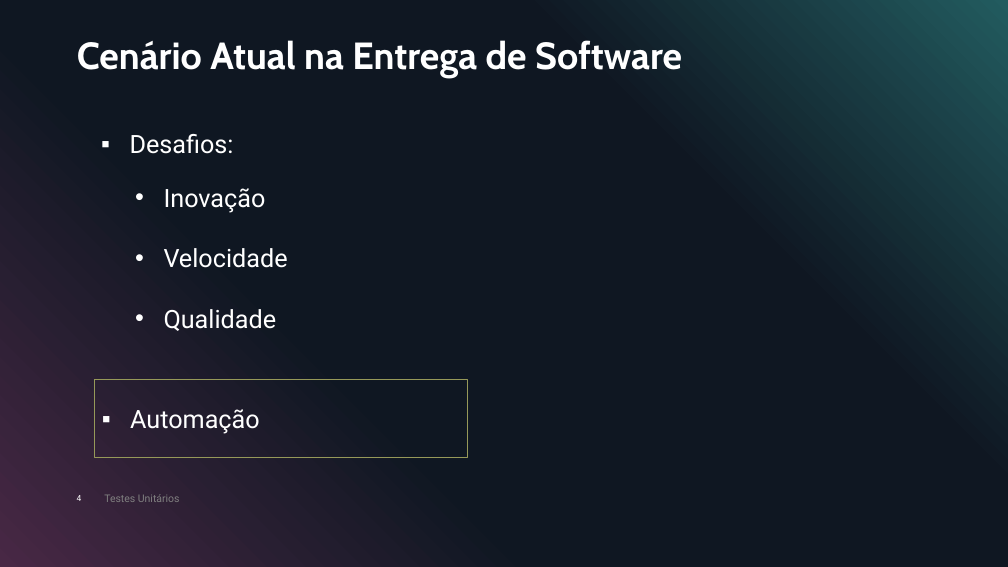
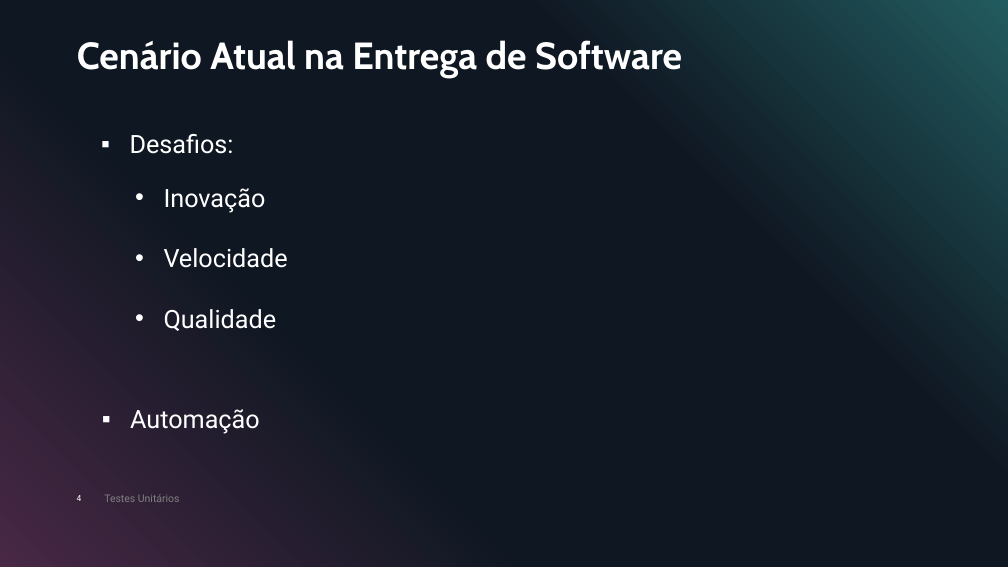
Before and after one commit to gelsongilmar/palestras, a slide deck: slide 4 of Teste Unitário/Porque criar testes unitários.pptx. Drawn at 1008x567 pixels with LibreOffice and Linux fonts; fonts in the diff are those of the drawing. Boxes give left, top, right and bottom in pixels: in the first picture for what was removed or moved away, otherwise in the second. Text is boxed around its words. In the diff, an @@ line names an element or a change of style, - is before the commit and + after.

```diff
--- a/Teste Unitário/Porque criar testes unitários.pptx
+++ b/Teste Unitário/Porque criar testes unitários.pptx
@@ text "Automação": place and size @@
-text "Automação" at [95,380,467,458]
+text "Automação" at [130,409,260,434]
@@ text "Automação" at [130,409,260,434]: outline #969959 0.75 pt to none @@
```
Also in this commit, not shown: 3 other slides changed, 2 slides added.
